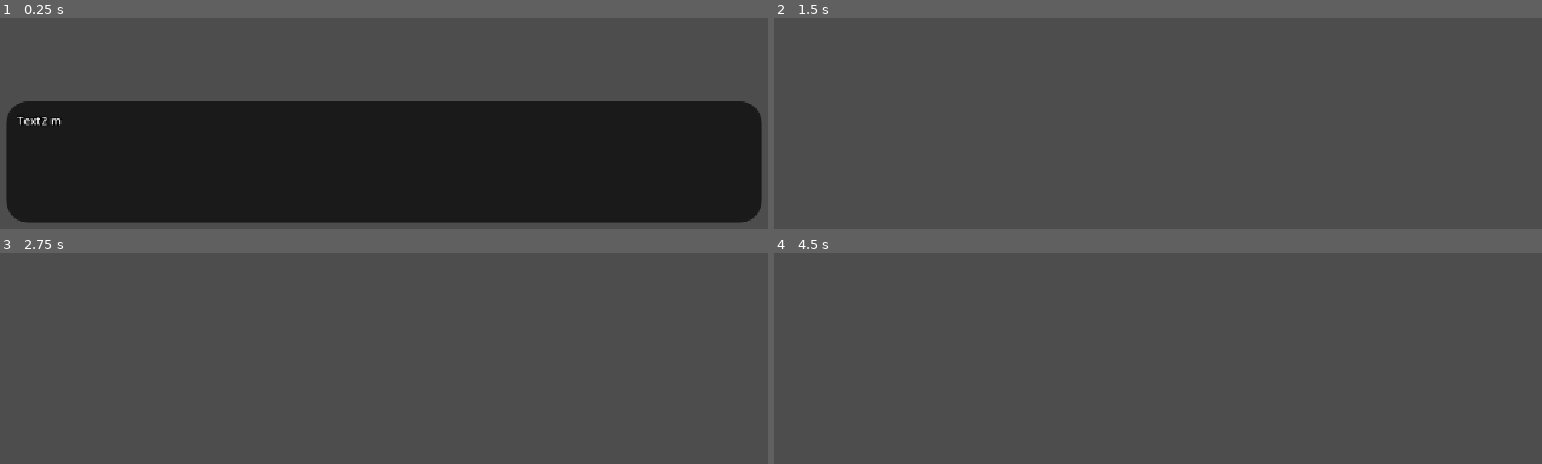
Above: before the commit, frames 1-4 (two rows, left to right).
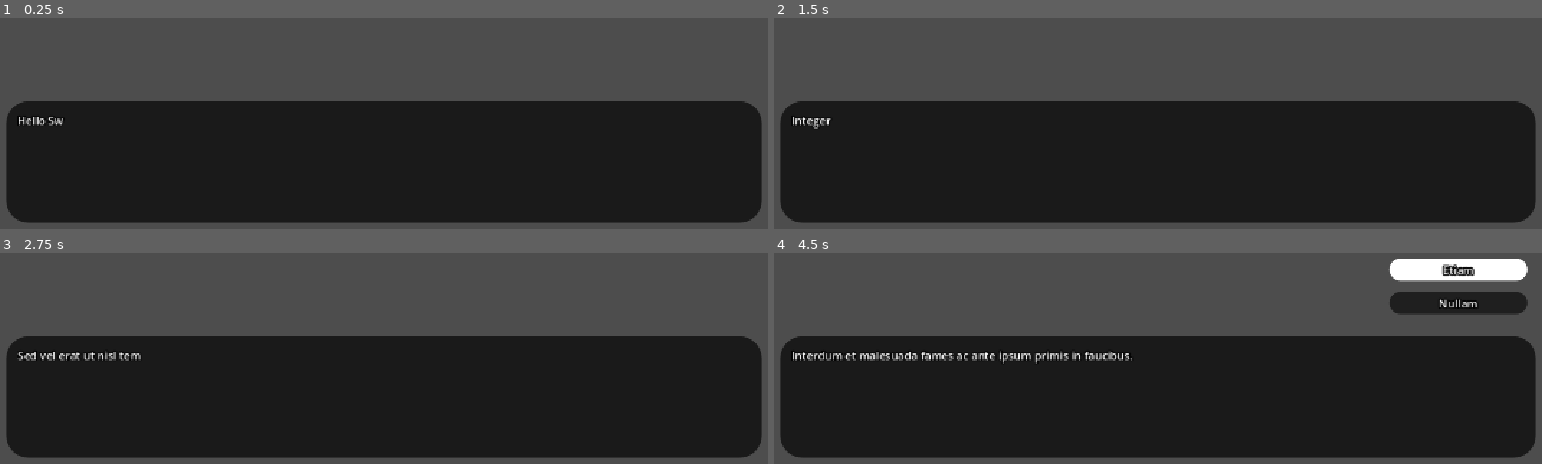
Above: after the commit, the same moments.

Repository: master172/NewDialogueSystem
Game: Godot game, scene res://tests/dialogue_testing.tscn
The game is run twice, just before and just after one commit, with the same random seed, the same clock (stepped at 60 frames per second) and the same inputs. The project has no main scene, so this scene is started directly.
Inputs:
- Up to frame 1 (0.25 s): no input
- Up to frame 2 (1.5 s): tap Enter (ui_accept) at 0.5, 0.77, 1.25 s; hold Up (ui_up) 0.53-1.28 s; hold Down (ui_down) from 1.28 s (still down)
- Up to frame 3 (2.75 s): tap Enter (ui_accept) at 1.52, 2 s; release Down (ui_down) at 2.03 s; hold Up (ui_up) from 2.03 s (still down)
- Up to frame 4 (4.5 s): tap Enter (ui_accept) at 3.02, 3.5, 3.77, 4.25 s; release Up (ui_up) at 3.53 s; hold Down (ui_down) from 3.53 s (still down)

The runs differ from the first frame. In frame 1, 0.2% of the frame differs, in the area x 2-9%, y 46-52%; in frame 2, 57%; in frame 3, 56%; in frame 4, 60%, in the area x 0-100%, y 2-98%.

Commit message:
add visible options

Diff:
--- a/src/script_templates/dialogue_nodes/core_nodes/dialogue_options_node.gd
+++ b/src/script_templates/dialogue_nodes/core_nodes/dialogue_options_node.gd
@@ -6,7 +6,7 @@
 
 #TODO instead of passing plain text pass resources that can hold stuff like disabled,
 #icons etc
-@export var options:PackedStringArray = []
+@export var options:Array[DialogueOptionResource] = []
 
 var _visible_options:PackedInt32Array = []
 
@@ -16,11 +16,13 @@
 
 	context.options_interface.display_options(_build_options(options,context))
 
-func _build_options(options:PackedStringArray,context:DialogueContext)->PackedStringArray:
+func _build_options(given_options:Array[DialogueOptionResource],context:DialogueContext)->PackedStringArray:
 	_visible_options.clear()
 	var resulting_options:PackedStringArray
-	for i:int in options.size():
-		resulting_options.append(VariableParser.replace_symbols(options[i],context.variable_interface))
+	for i:int in given_options.size():
+		if not given_options[i].visible_condition.is_empty() and not context.expression_interface.evaluate(given_options[i].visible_condition):
+			continue
+		resulting_options.append(VariableParser.replace_symbols(given_options[i].text,context.variable_interface))
 		_visible_options.append(i)
 
 	return resulting_options
--- /dev/null
+++ b/src/script_templates/transaction_resources/dialogue_option_resource.gd
@@ -0,0 +1,6 @@
+extends Resource
+class_name DialogueOptionResource
+
+@export var text:String = ""
+@export var visible_condition:String = ""
+@export var disabled_condtion:String = ""
--- a/tests/BaseDialogoue.tres
+++ b/tests/BaseDialogoue.tres
@@ -5,6 +5,7 @@
 [ext_resource type="Script" uid="uid://7qj2hmgyvpgm" path="res://src/script_templates/dialogue_nodes/control_nodes/dialogue_start_node.gd" id="3_vf5b6"]
 [ext_resource type="Script" uid="uid://ce2qfikhk5avg" path="res://src/script_templates/dialogue_nodes/core_nodes/dialogue_text_node.gd" id="4_6hile"]
 [ext_resource type="Script" uid="uid://cv6pccyh4t72n" path="res://src/script_templates/dialogue_nodes/control_nodes/dialogue_end_node.gd" id="5_dslwn"]
+[ext_resource type="Script" uid="uid://cygu50gsf0nyi" path="res://src/script_templates/transaction_resources/dialogue_option_resource.gd" id="6_8sfvu"]
 [ext_resource type="Script" uid="uid://b6efois10qsd0" path="res://src/script_templates/dialogue_nodes/core_nodes/dialogue_options_node.gd" id="6_673p7"]
 [ext_resource type="Script" uid="uid://cqifhr1yddokl" path="res://src/script_templates/dialogue_nodes/core_nodes/dialogue_event_node.gd" id="7_4vfop"]
 [ext_resource type="Script" uid="uid://5rcpd6ha7bfx" path="res://src/script_templates/runtime_resources/dialogue_graph.gd" id="8_8tewu"]
@@ -105,9 +106,19 @@
 id = 4
 metadata/_custom_type_script = "uid://ce2qfikhk5avg"
 
+[sub_resource type="Resource" id="Resource_t8sqj"]
+script = ExtResource("6_8sfvu")
+text = "Etiam"
+metadata/_custom_type_script = "uid://cygu50gsf0nyi"
+
+[sub_resource type="Resource" id="Resource_4p0xp"]
+script = ExtResource("6_8sfvu")
+text = "Nullam"
+metadata/_custom_type_script = "uid://cygu50gsf0nyi"
+
 [sub_resource type="Resource" id="Resource_kv54q"]
 script = ExtResource("6_673p7")
-options = ["Etiam {$player.name}", "Nullam {$player.name}"]
+options = Array[ExtResource("6_8sfvu")]([SubResource("Resource_t8sqj"), SubResource("Resource_4p0xp")])
 id = 5
 metadata/_custom_type_script = "uid://b6efois10qsd0"
 
--- a/tests/dialogue_testing.tscn
+++ b/tests/dialogue_testing.tscn
@@ -2,7 +2,7 @@
 
 [ext_resource type="Script" uid="uid://ytfl6ka6q3nc" path="res://tests/dialogue_testing.gd" id="1_21ys4"]
 [ext_resource type="PackedScene" uid="uid://dex03s2jhaxx8" path="res://src/runtime/dialogue_runtime.tscn" id="1_j2f88"]
-[ext_resource type="Resource" uid="uid://dg8w5gpqwwxj0" path="res://tests/ConditonTesting.tres" id="2_4p0xp"]
+[ext_resource type="Resource" uid="uid://vx801c0671ul" path="res://tests/BaseDialogoue.tres" id="2_4p0xp"]
 
 [node name="DialogueTesting" type="Node2D" unique_id=411720287 node_paths=PackedStringArray("dialogue_runtime")]
 script = ExtResource("1_21ys4")
Not shown, added: src/script_templates/transaction_resources/dialogue_option_resource.gd.uid
